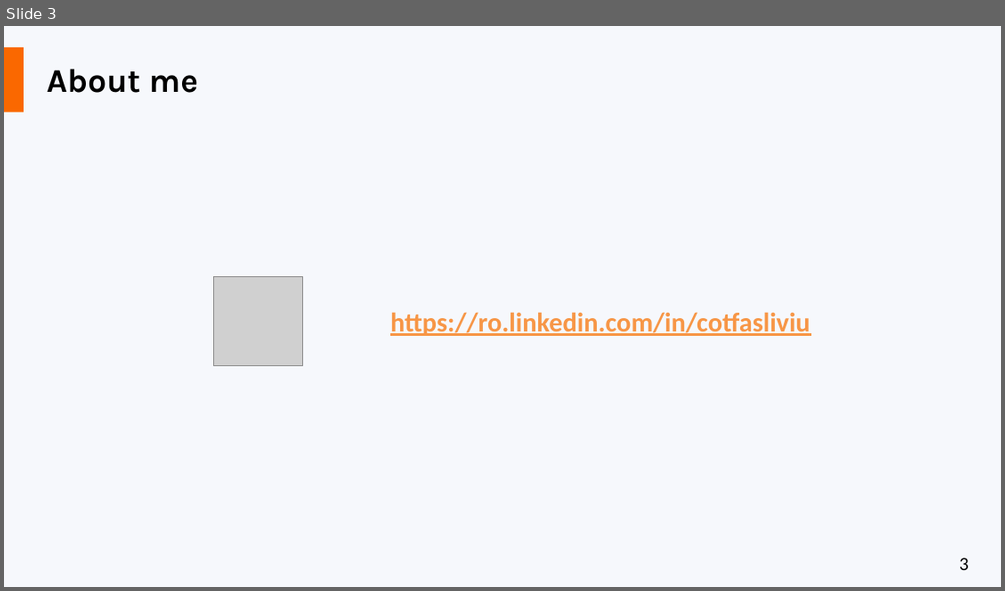
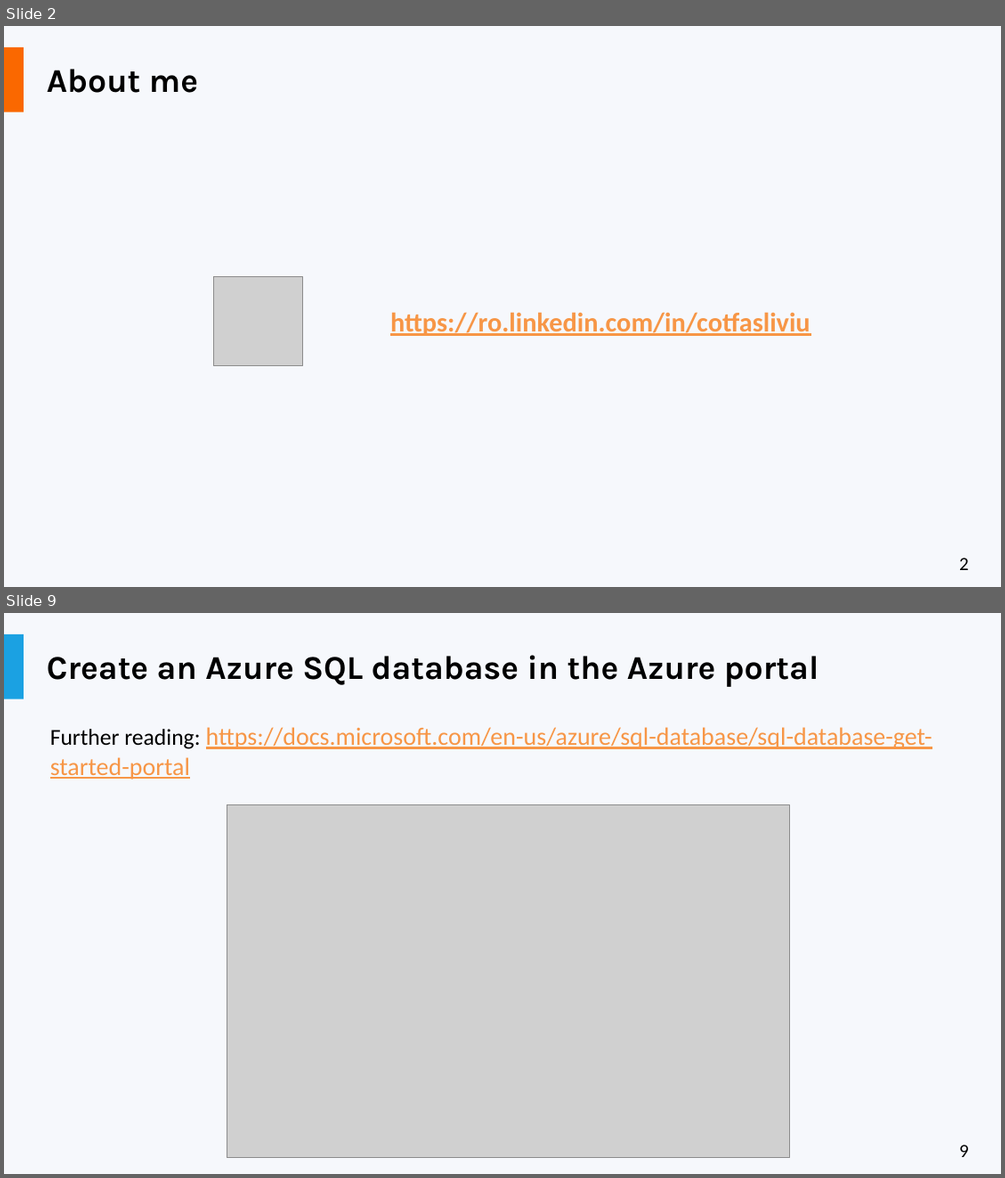
Before and after one commit to liviucotfas/ase-web-and-cloud-applications-security, a slide deck: Presentation Microsoft Azure.pptx. Shown one above the other, each under a label of ours: slide 3 before the commit, slides 2 and 9 after it; the slides between them are not shown. The pictures are 1005x591 and 1005x1178 pixels, drawn with LibreOffice and Linux fonts; fonts in the diff are those of the drawing; grey boxes stand for pictures. Boxes give left, top, right and bottom in pixels: in the first picture for what was removed or moved away, otherwise in the second. Text is boxed around its words. In the diff, an @@ line names an element or a change of style, - is before the commit and + after.

```diff
--- a/Presentation Microsoft Azure.pptx
+++ b/Presentation Microsoft Azure.pptx
@@ slide 9 added at [4, 613, 1001, 1174], background #F6F8FC; not listed: 1 template element that a slide beside it also shows @@
@@ rectangle added at [4, 634, 24, 699], fill #1BA1E2 @@
@@ title added at [47, 655, 818, 687], 32 pt, text #000000, bold @@
+Create an Azure SQL database in the Azure portal
@@ text added at [50, 727, 932, 779], 24 pt, text #F79646, underline @@
+Further reading: https://docs.microsoft.com/en-us/azure/sql-database/sql-database-get-started-portal
@@ picture added at [226, 805, 789, 1158] @@
@@ what was slide 3 is now slide 2 @@
@@ page number at [959, 557, 969, 570]: text changed @@
-3
+2
```
Also in this commit, not shown: 8 other slides added, 74 slides removed.
